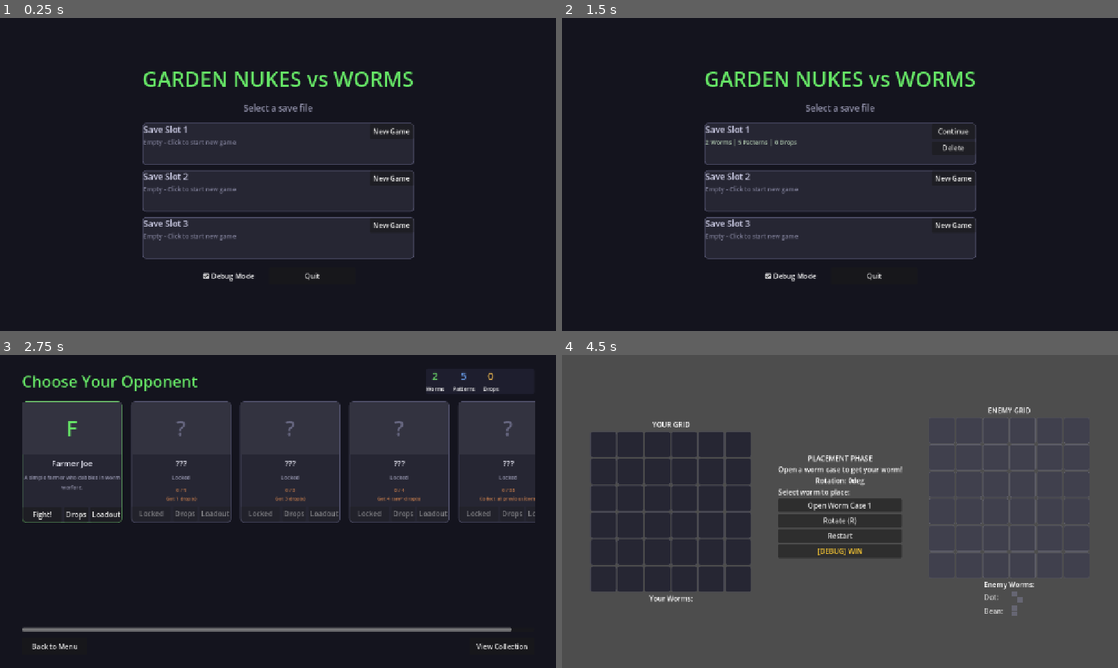
Above: before the commit, frames 1-4 (two rows, left to right).
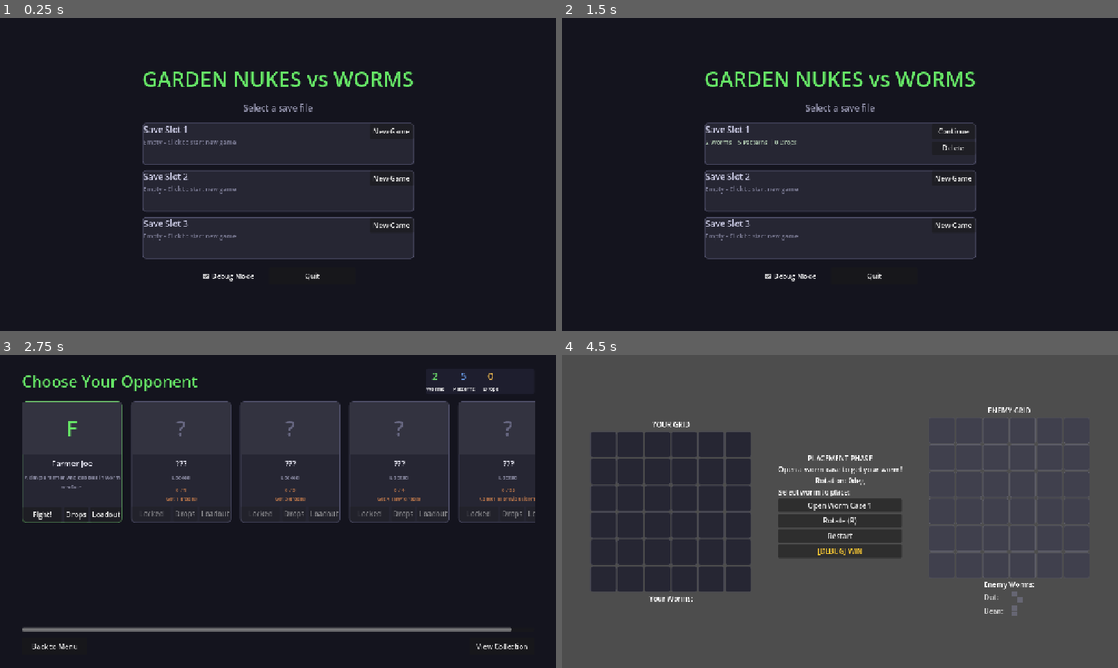
Above: after the commit, the same moments.

Repository: gdg-gdg/goldworm
Game: Godot game, scene res://StartMenu.tscn
Two runs of this game, one before a commit and one after it. Both use one fixed random seed, a clock stepped at 60 frames per second and the inputs below.
Inputs:
- Up to frame 1 (0.25 s): no input
- Up to frame 2 (1.5 s): click "New Game" at 0.5 s; click "Back to Menu" at 1.25 s
- Up to frame 3 (2.75 s): click "New Game" at 2 s
- Up to frame 4 (4.5 s): click "View Collection" at 2.75 s; click "Back" at 3.5 s; click "Fight!" at 4.25 s

The runs differ from the first frame. In frame 1, 1.0% of the frame differs, in the area x 25-75%, y 17-85%; in frame 2, 1.1%; in frame 3, 1.1%, in the area x 4-97%, y 5-94%; in frame 4, 1.0%.

Commit message:
Add margins and text sharpening to UI
- Add font antialiasing and subpixel positioning for sharper text at high resolutions
- Add left margin spacers to shape previews in drop/loadout popups (NPCMenu.gd)
- Add MarginContainer wrapper with proper padding to collection item panels
- Center shape containers with SIZE_SHRINK_CENTER flag
- Add spacer at start of contents rows in VictoryScreen

Diff:
--- a/CollectionScreen.gd
+++ b/CollectionScreen.gd
@@ -142,9 +142,18 @@
 	style.set_border_width_all(2)
 	panel.add_theme_stylebox_override("panel", style)
 
+	# MarginContainer for proper padding
+	var margin := MarginContainer.new()
+	margin.add_theme_constant_override("margin_left", 8)
+	margin.add_theme_constant_override("margin_right", 8)
+	margin.add_theme_constant_override("margin_top", 6)
+	margin.add_theme_constant_override("margin_bottom", 6)
+	panel.add_child(margin)
+
 	var vbox := VBoxContainer.new()
 	vbox.add_theme_constant_override("separation", 8)
-	panel.add_child(vbox)
+	vbox.alignment = BoxContainer.ALIGNMENT_CENTER
+	margin.add_child(vbox)
 
 	# Rarity label
 	var rarity_label := Label.new()
@@ -157,9 +166,10 @@
 		rarity_label.add_theme_color_override("font_color", Color(0.3, 0.3, 0.35))
 	vbox.add_child(rarity_label)
 
-	# Shape preview
+	# Shape preview - centered
 	var shape_container := Control.new()
 	shape_container.custom_minimum_size = Vector2(130, 80)
+	shape_container.size_flags_horizontal = Control.SIZE_SHRINK_CENTER
 	vbox.add_child(shape_container)
 
 	if is_unlocked:
--- a/NPCMenu.gd
+++ b/NPCMenu.gd
@@ -410,6 +410,11 @@
 	else:
 		is_owned = SaveManager.has_pattern(item["name"])
 
+	# Left margin spacer
+	var spacer := Control.new()
+	spacer.custom_minimum_size.x = 8
+	row.add_child(spacer)
+
 	# Icon
 	var icon := Label.new()
 	icon.text = "🐛" if item["type"] == "worm" else "💥"
@@ -571,6 +576,11 @@
 	var rarity: String = item_def.get("rarity", "common")
 	var rarity_color: Color = RARITY_COLORS.get(rarity, Color.WHITE)
 
+	# Left margin spacer
+	var spacer := Control.new()
+	spacer.custom_minimum_size.x = 8
+	row.add_child(spacer)
+
 	# Icon
 	var icon := Label.new()
 	icon.text = "🐛" if item_type == "worm" else "💥"
--- a/VictoryScreen.gd
+++ b/VictoryScreen.gd
@@ -274,21 +274,26 @@
 	var display_color := rarity_color.darkened(0.4) if is_owned else rarity_color
 
 	var row := HBoxContainer.new()
-	row.add_theme_constant_override("separation", 8)
+	row.add_theme_constant_override("separation", 10)
 
 	if is_owned:
 		row.modulate.a = 0.5
 
-	# Shape preview
+	# Small margin/spacer at start
+	var spacer := Control.new()
+	spacer.custom_minimum_size.x = 4
+	row.add_child(spacer)
+
+	# Shape preview - with proper centering
 	var shape_container := Control.new()
-	shape_container.custom_minimum_size = Vector2(60, 24)
+	shape_container.custom_minimum_size = Vector2(65, 24)
 	row.add_child(shape_container)
 	_draw_mini_shape(shape_container, item, display_color)
 
 	# Name
 	var name_label := Label.new()
 	name_label.text = item_name
-	name_label.custom_minimum_size.x = 90
+	name_label.custom_minimum_size.x = 85
 	name_label.add_theme_font_size_override("font_size", 13)
 	name_label.add_theme_color_override("font_color", display_color)
 	row.add_child(name_label)
@@ -385,20 +390,30 @@
 	if should_dim:
 		panel.modulate = Color(0.6, 0.6, 0.6, 0.8)
 
+	var margin := MarginContainer.new()
+	margin.add_theme_constant_override("margin_left", 6)
+	margin.add_theme_constant_override("margin_right", 6)
+	margin.add_theme_constant_override("margin_top", 4)
+	margin.add_theme_constant_override("margin_bottom", 4)
+	panel.add_child(margin)
+
 	var vbox := VBoxContainer.new()
 	vbox.add_theme_constant_override("separation", 5)
-	panel.add_child(vbox)
+	vbox.alignment = BoxContainer.ALIGNMENT_CENTER
+	margin.add_child(vbox)
 
 	# Emoji icon
 	var icon := Label.new()
 	icon.text = "🐛" if item.get("type") == "worm" else "💥"
 	icon.horizontal_alignment = HORIZONTAL_ALIGNMENT_CENTER
+	icon.size_flags_horizontal = Control.SIZE_SHRINK_CENTER
 	icon.add_theme_font_size_override("font_size", 36)
 	vbox.add_child(icon)
 
-	# Shape preview
+	# Shape preview - centered
 	var shape_container := Control.new()
-	shape_container.custom_minimum_size = Vector2(ITEM_WIDTH - 10, 50)
+	shape_container.custom_minimum_size = Vector2(ITEM_WIDTH - 16, 50)
+	shape_container.size_flags_horizontal = Control.SIZE_SHRINK_CENTER
 	vbox.add_child(shape_container)
 	_draw_shape_preview(shape_container, item, display_color)
 
@@ -406,6 +421,7 @@
 	var name_label := Label.new()
 	name_label.text = item.get("name", "???")
 	name_label.horizontal_alignment = HORIZONTAL_ALIGNMENT_CENTER
+	name_label.size_flags_horizontal = Control.SIZE_SHRINK_CENTER
 	name_label.add_theme_font_size_override("font_size", 11)
 	name_label.add_theme_color_override("font_color", display_color)
 	vbox.add_child(name_label)
--- a/project.godot
+++ b/project.godot
@@ -26,3 +26,12 @@
 window/size/viewport_height=720
 window/stretch/mode="canvas_items"
 window/stretch/aspect="expand"
+
+[gui]
+
+theme/default_font_antialiasing=1
+theme/default_font_subpixel_positioning=1
+
+[rendering]
+
+textures/canvas_textures/default_texture_filter=0
